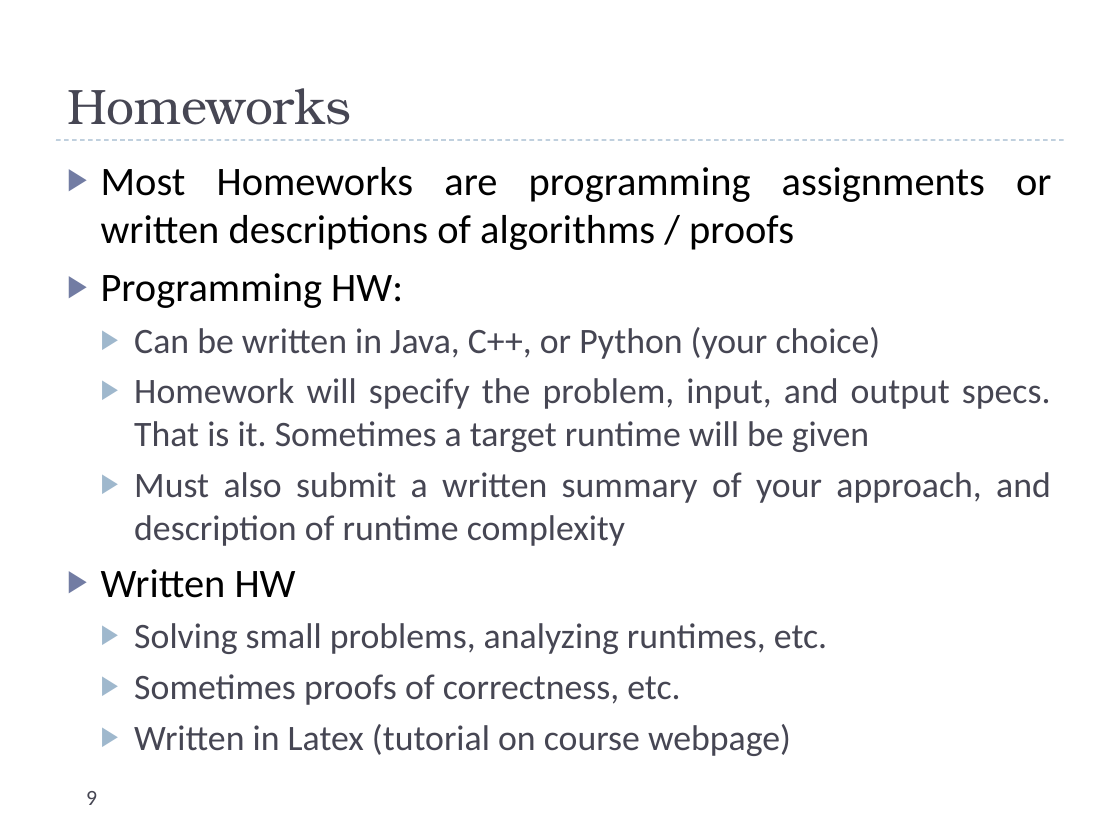
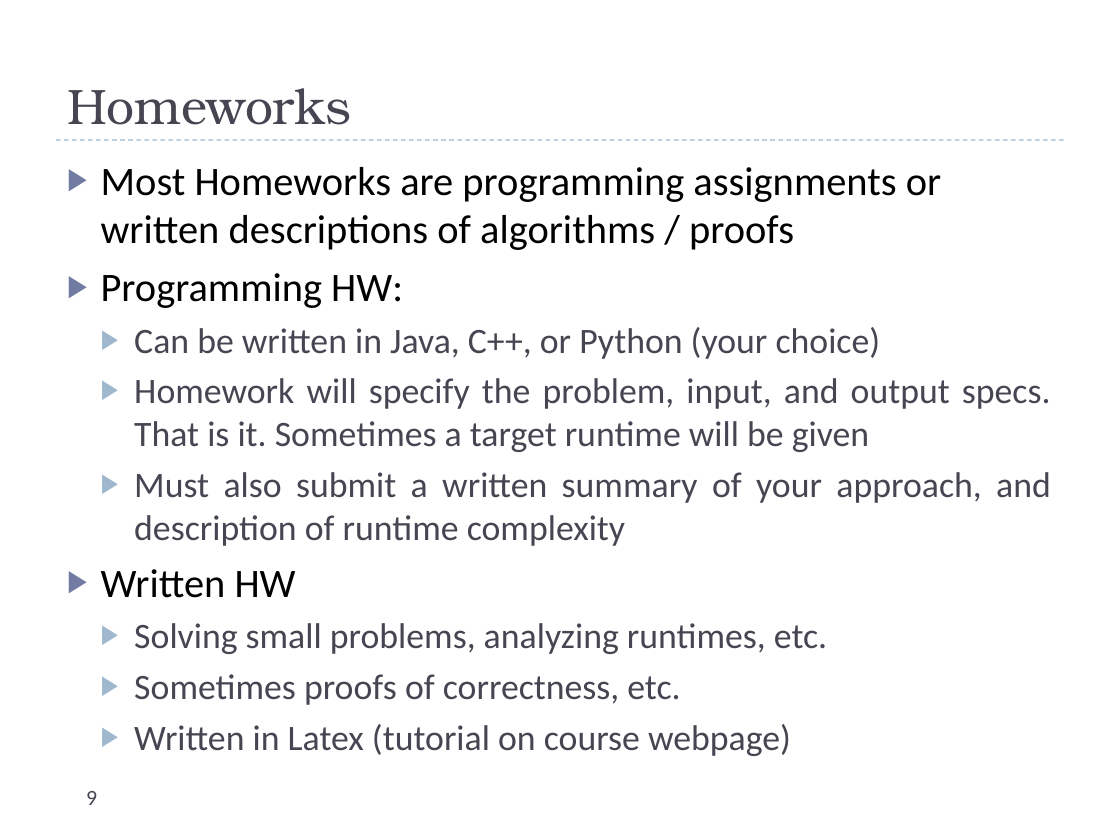
Before and after one commit to uva-cs/cs4102-f21, a slide deck: slide 9 of slides/courseintroduction.pptx. Drawn at 1120x840 pixels with LibreOffice and Linux fonts; fonts in the diff are those of the drawing. Boxes give left, top, right and bottom in pixels: in the first picture for what was removed or moved away, otherwise in the second. Text is boxed around its words. In the diff, an @@ line names an element or a change of style, - is before the commit and + after.

```diff
--- a/slides/courseintroduction.pptx
+++ b/slides/courseintroduction.pptx
@@ text at [101, 167, 941, 250]: alignment justified to left @@
```
Also in this commit, not shown: 5 other slides changed, 2 slides added.
